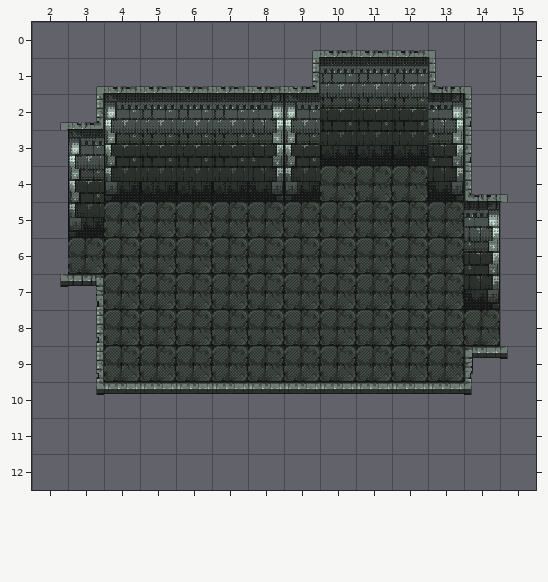
Level history. Tiled map: gem/Assets/TileD/14_kitchen/14_kitchen.tmx. Above: the version before the commit.
Cells are 48x48 px. Shown: x 2..15, y 0..12.
Once edited:
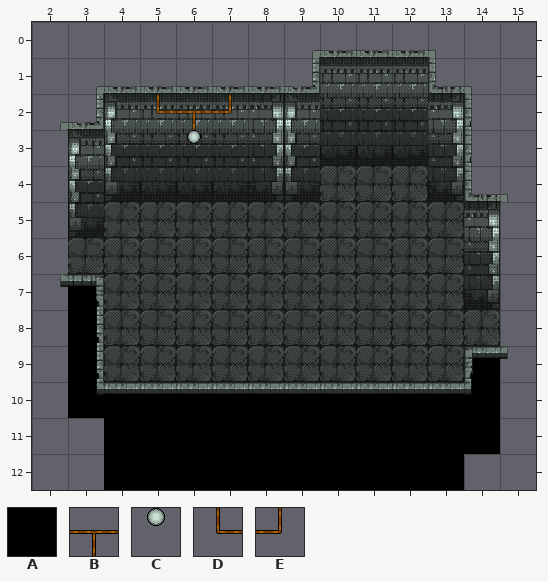
Key: from "Katos_tiles_1": A 17, B 77, C 93, D 125, E 126.
_ is an empty cell.
Tiles of an added or newly shown layer are drawn over the layers below it.
Author's note on the commit: map updates: darkness and doors
What changed:
{"where": "layer \"14_details\" (now shown)"}
{"y":2,"x":5,"old":"___","new":"DBE"}
{"y":3,"x":6,"old":"_","new":"C"}
{"where": "layer \"14_darkness\" (now shown)"}
{"y":7,"x":3,"old":"_","new":"A"}
{"y":8,"x":3,"old":"_","new":"A"}
{"y":9,"x":3,"old":"_","new":"A"}
{"y":9,"x":14,"old":"_","new":"A"}
{"y":10,"x":3,"old":"____________","new":"AAAAAAAAAAAA"}
{"y":11,"x":4,"old":"___________","new":"AAAAAAAAAAA"}
{"y":12,"x":4,"old":"__________","new":"AAAAAAAAAA"}
{"label":"added","picture_box":[156,94,232,144]}
{"label":"added","picture_box":[68,286,500,490]}
